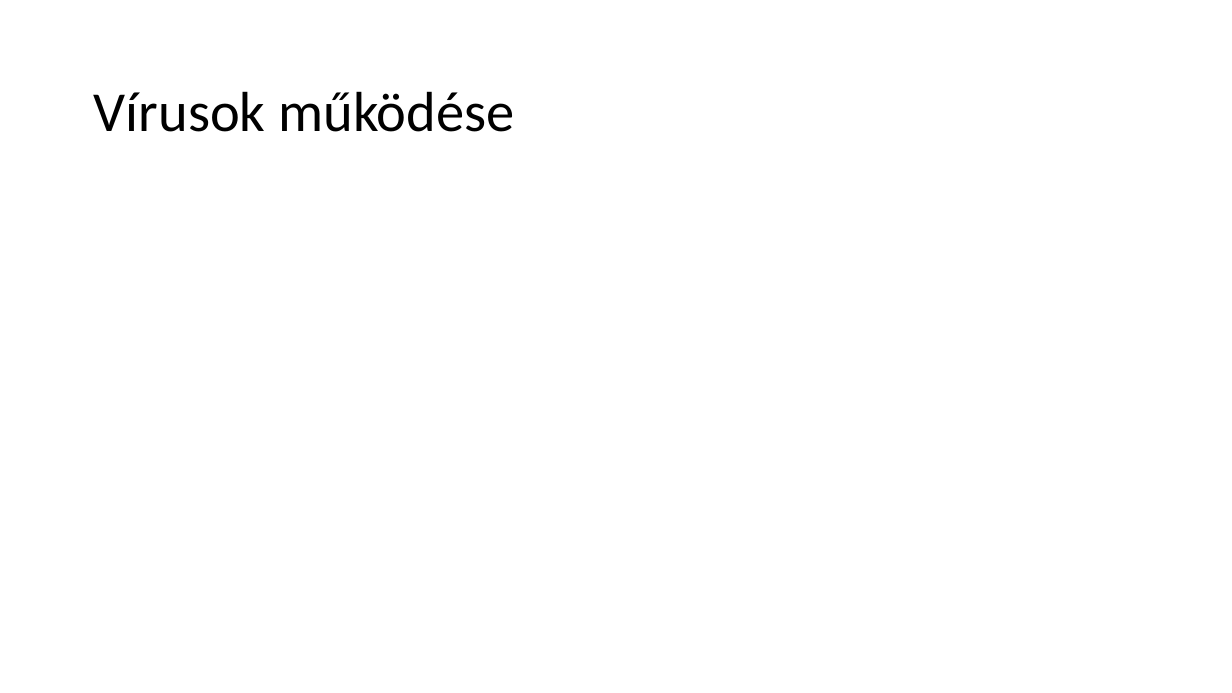
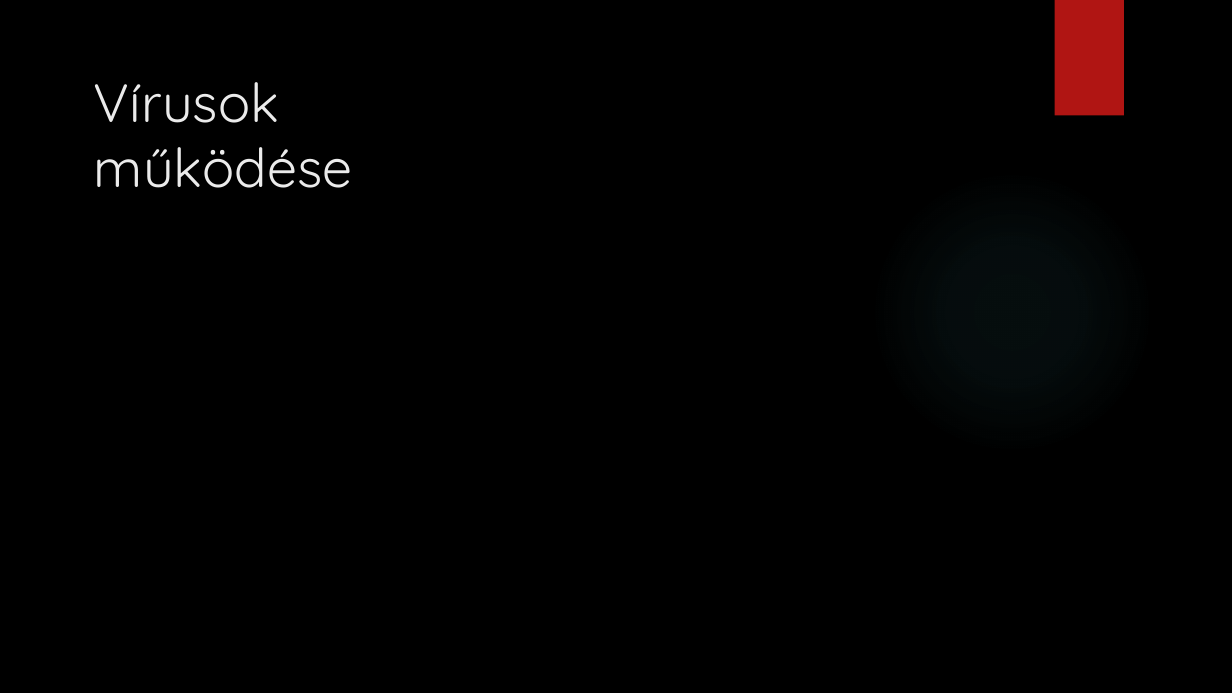
Before and after one commit to somodikonrad/Paprika, a slide deck: slide 3 of Beadandó SK.pptx. Drawn at 1232x693 pixels with LibreOffice and Linux fonts; fonts in the diff are those of the drawing; background and template pictures are left out. Boxes give left, top, right and bottom in pixels: in the first picture for what was removed or moved away, otherwise in the second. Text is boxed around its words. In the diff, an @@ line names an element or a change of style, - is before the commit and + after.

```diff
--- a/Beadandó SK.pptx
+++ b/Beadandó SK.pptx
@@ background #FFFFFF to picture (left out) @@
@@ rectangle added at <box>1055,0,1124,116</box>, fill #B01513 @@
@@ title "Vírusok működése" at <box>94,82,352,188</box>: size 44 to 42 pt, font Calibri to Quicksand, text colour #000000 to #EBEBEB; line spacing 0.9 to 1; vertical alignment middle to top @@
@@ ellipse added at <box>870,169,1154,454</box>, fill gradient #50B9C1 @@
```
Also in this commit, not shown: 9 other slides changed.
